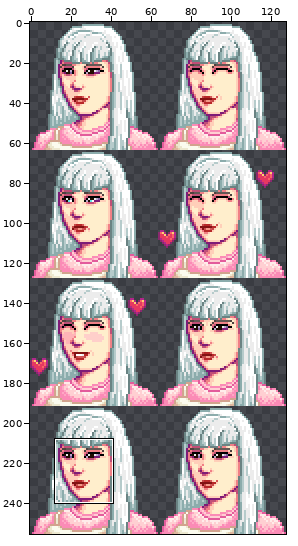
Two versions of one sprite sheet, assets/characters/Niko/niko_portraits.png. Above, an overview of the earlier version with the close-up marked.
Close-up. Before the commit:
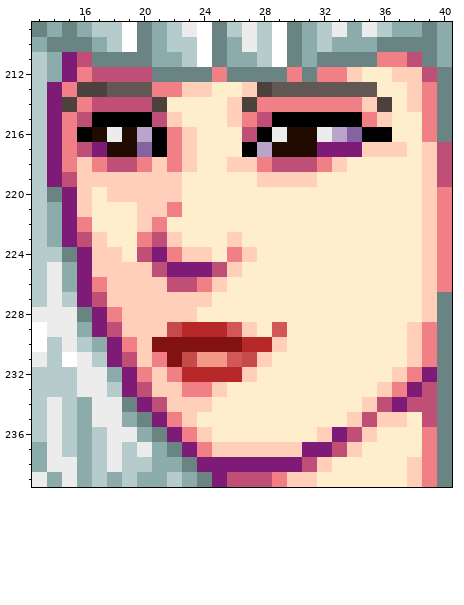
The file is 128x256 pixels. Colours within 5 levels of each other are drawn and written as one. Shown: x 13..40, y 209..239.
Once edited:
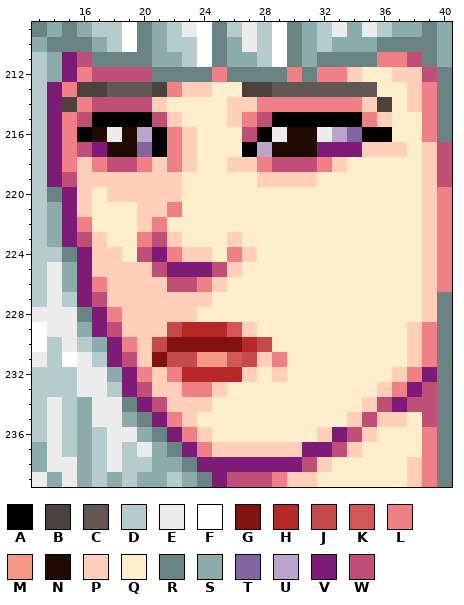
Palette (. is transparent): A #000000  B #4d413e  C #635754  D #b6cbcb  E #ececec  F #ffffff  G #821212  H #b72828  J #c54a4a  K #d45757  L #f08086  M #f39787  N #210b00  P #ffcfb9  Q #ffeecc  R #6a8383  S #8cacac  T #8363a2  U #bba4cb  V #7e1b77  W #c04f77
Edits made:
@@ x 19..29 @@
 212 WWRRRRLRRRR
-213 CCLLPPQQPBC
-214 WWBQQQQPBLL
+213 CCBLPPQQBBC
+214 WWPQQQQPPLL
 215 AAWPQQQPLWA
@@ x 19..31 @@
 228 PPPPPQQQQQQQQ
-229 PPPJHHHKPQKQQ
-230 LPGGGGGGHHPQQ
-231 WPLGJMMKJPQQQ
-232 VLPLHHHHPQQQQ
+229 PPPJHHHKPQQQQ
+230 LPJGGGGGHJQQQ
+231 WPGJJMMKJPLQQ
+232 VLPLHHHHPQPQQ
 233 VWPPLLPQQQQQQ
Where, in picture pixels (left, top, right, bottom), the same in both close-ups:
changed: (152, 82, 167, 112)
changed: (242, 82, 257, 112)
changed: (257, 322, 287, 382)
changed: (152, 337, 182, 367)
